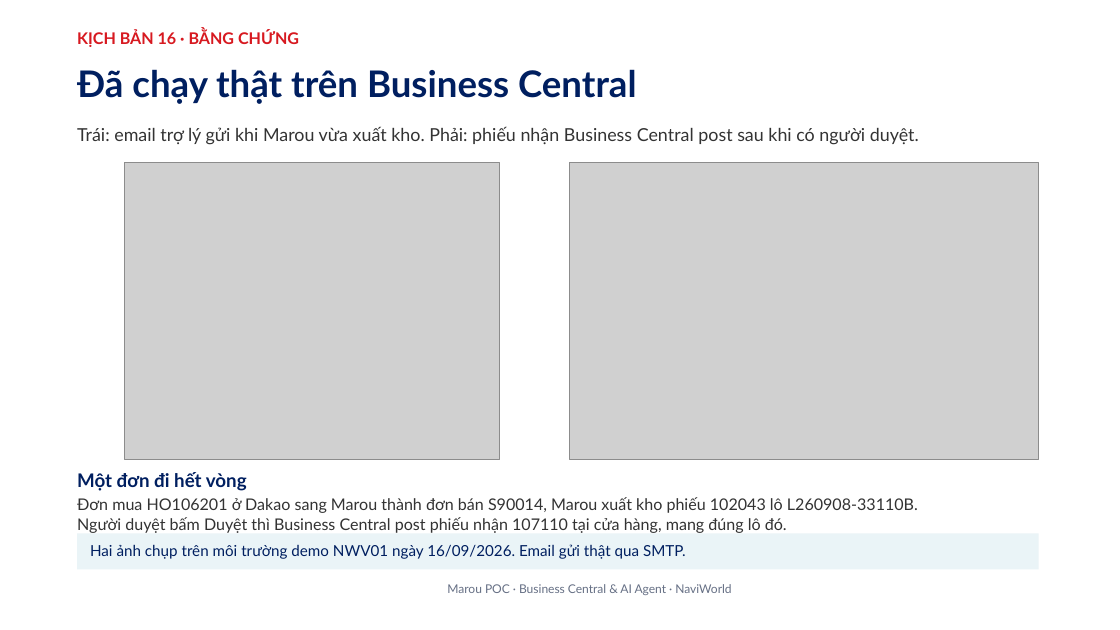
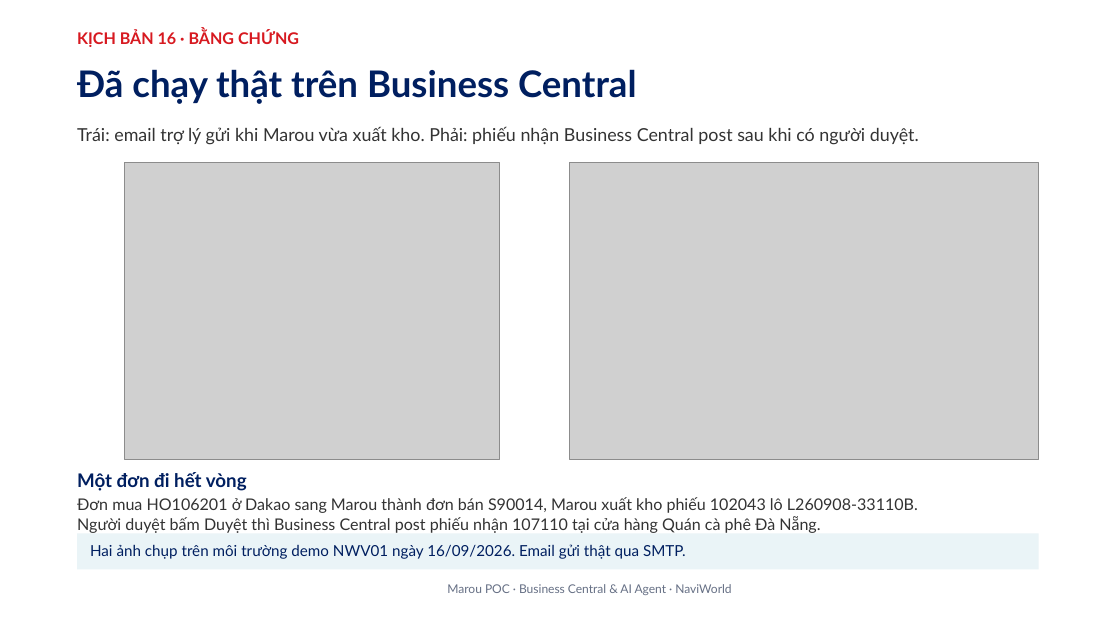
Before and after one commit to dinhtiendungerp/ops-assistant, a slide deck: slide 27 of docs/12 Marou POC - Kien truc va kich ban UC2 (slide).pptx. Drawn at 1120x630 pixels with LibreOffice and Linux fonts; fonts in the diff are those of the drawing; grey boxes stand for pictures; background and template pictures are left out. Boxes give left, top, right and bottom in pixels: in the first picture for what was removed or moved away, otherwise in the second. Text is boxed around its words. In the diff, an @@ line names an element or a change of style, - is before the commit and + after.

```diff
--- a/docs/12 Marou POC - Kien truc va kich ban UC2 (slide).pptx
+++ b/docs/12 Marou POC - Kien truc va kich ban UC2 (slide).pptx
@@ text at (77,516,820,533): text changed @@
-Người duyệt bấm Duyệt thì Business Central post phiếu nhận 107110 tại cửa hàng, mang đúng lô đó.
+Người duyệt bấm Duyệt thì Business Central post phiếu nhận 107110 tại cửa hàng Quán cà phê Đà Nẵng.
```
Also in this commit, not shown: 1 other slide changed, 5 other files.
